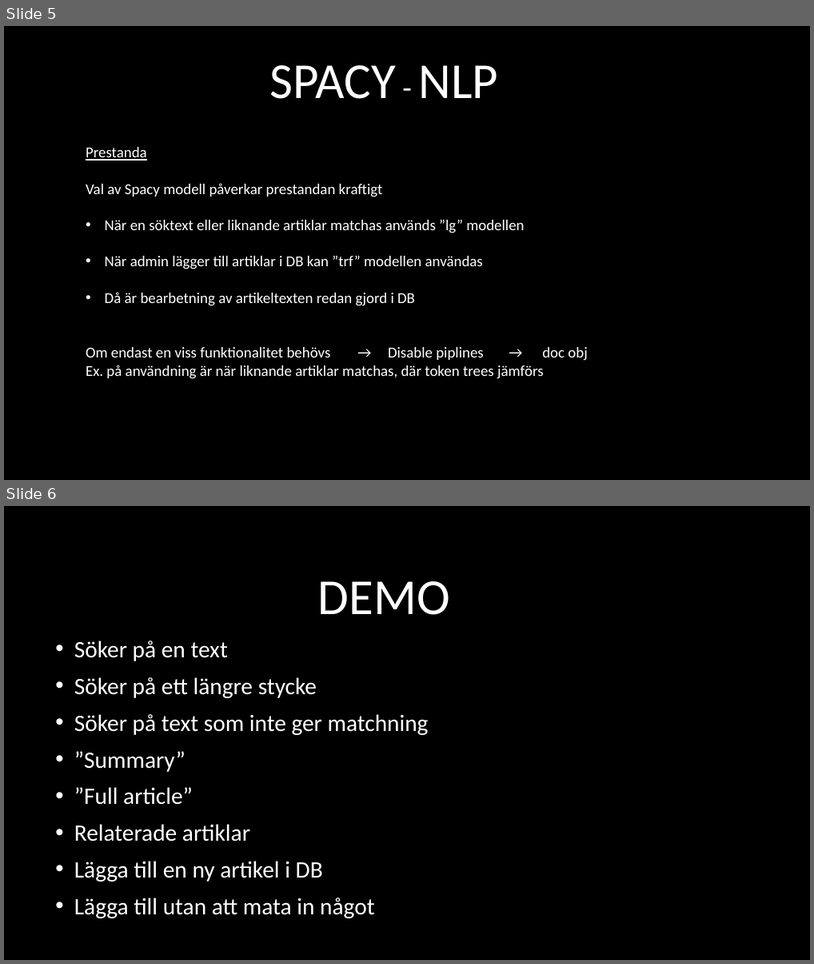
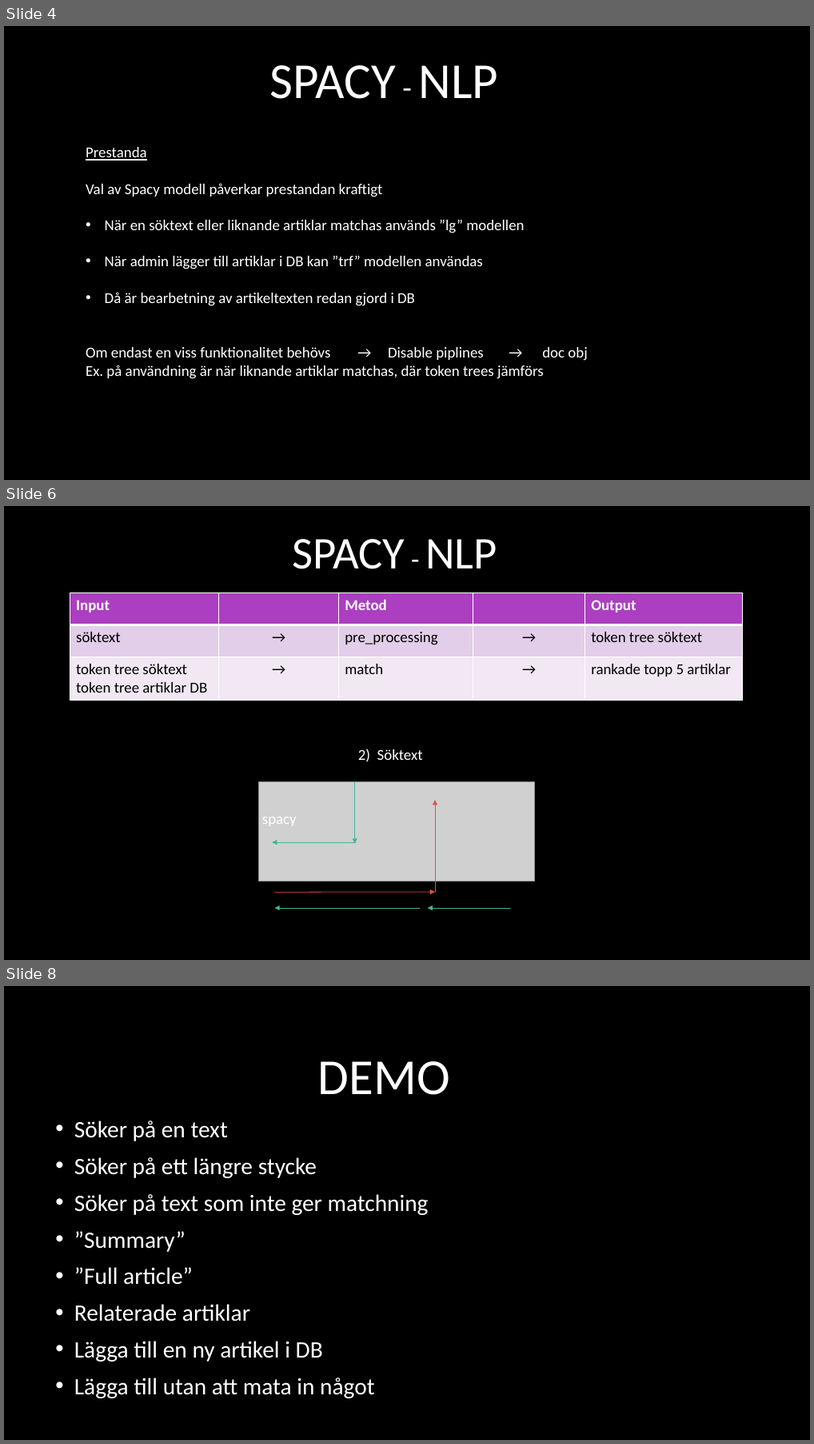
Before and after one commit to nextline501/Article-Finder, a slide deck: documentation/Grupp 3.pptx. Shown one above the other, each under a label of ours: slides 5 and 6 before the commit, slides 4, 6 and 8 after it; the slides between them are not shown. The pictures are 814x964 and 814x1444 pixels, drawn with LibreOffice and Linux fonts; fonts in the diff are those of the drawing; grey boxes stand for pictures; background and template pictures are left out. Boxes give left, top, right and bottom in pixels: in the first picture for what was removed or moved away, otherwise in the second. Text is boxed around its words. In the diff, an @@ line names an element or a change of style, - is before the commit and + after.

Commit message:
Spacy pptx change

```diff
--- a/documentation/Grupp 3.pptx
+++ b/documentation/Grupp 3.pptx
@@ slide 6 added at (4, 506, 810, 960), background picture (left out) @@
@@ title added at (292, 539, 498, 569), 54 pt, text #FFFFFF @@
+SPACY - NLP
@@ table added at (70, 592, 742, 699), 3 rows, 5 columns @@
+Input |  | Metod |  | Output
+söktext | → | pre_processing | → | token tree söktext
+token tree söktext / token tree artiklar DB | → | match | → | rankade topp 5 artiklar
@@ text added at (358, 748, 423, 762), 18 pt, text #FFFFFF @@
+2) Söktext
@@ picture added at (258, 782, 534, 880) @@
@@ arrow added from (355, 782) to (355, 844), #46B298 0.75 pt @@
@@ text added at (262, 816, 297, 826), 18 pt, text #FFFFFF @@
+spacy
@@ arrow added from (435, 892) to (435, 800), #E25247 0.75 pt @@
@@ arrow added from (355, 842) to (272, 842), #46B298 0.75 pt @@
@@ arrow added from (275, 892) to (435, 892), #E25247 0.75 pt @@
@@ arrow added from (420, 908) to (275, 908), #46B298 0.75 pt @@
@@ arrow added from (511, 908) to (428, 908), #46B298 0.75 pt @@
@@ what was slide 5 is now slide 4 @@
@@ what was slide 6 is now slide 8 @@
```
Also in this commit, not shown: 1 slide changed, 1 other slide added.
